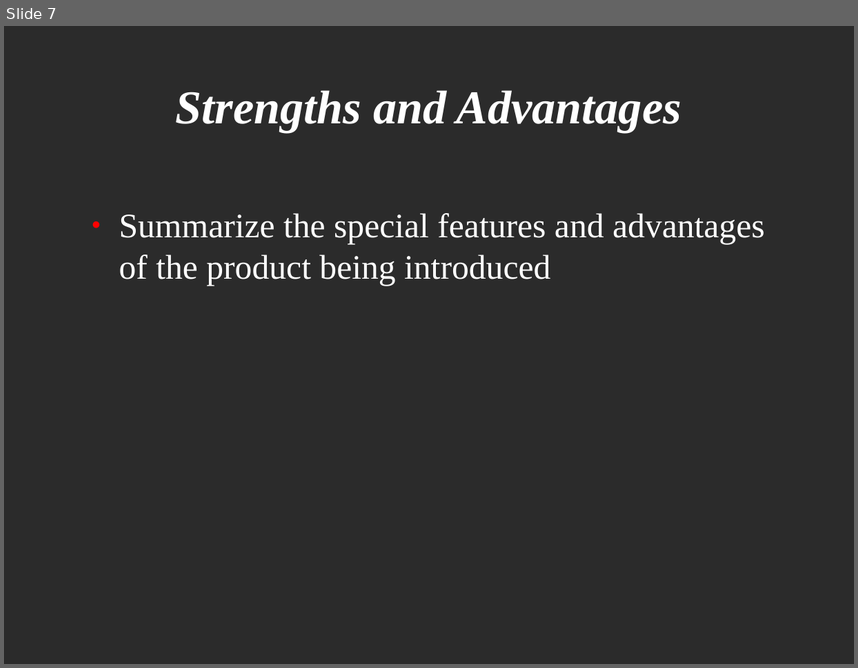
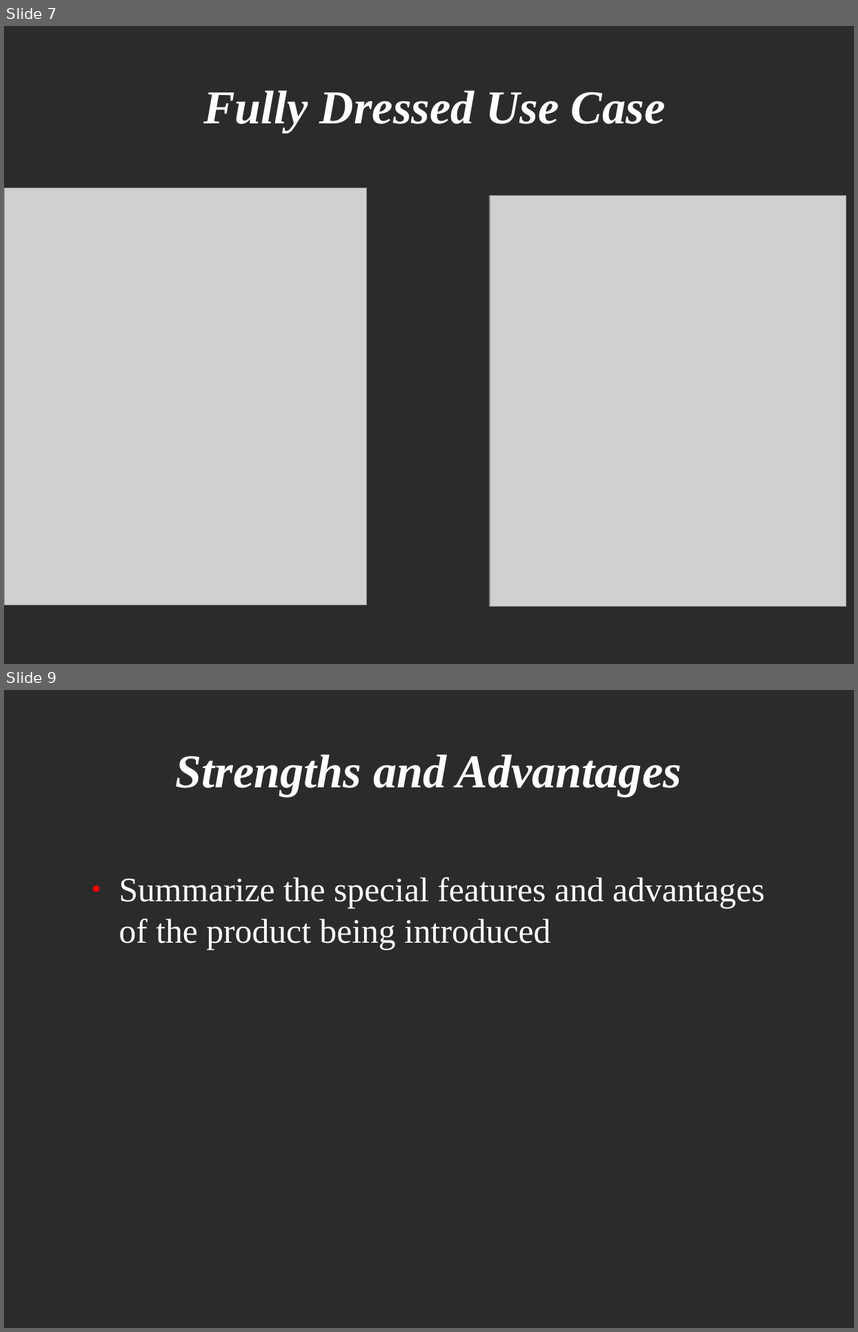
Before and after one commit to CSharkie/ucn-workshop-design-dm83-group2, a slide deck: Workshop group 2.odp. Shown one above the other, each under a label of ours: slide 7 before the commit, slides 7 and 9 after it; the slides between them are not shown. The pictures are 858x668 and 858x1332 pixels, drawn with LibreOffice and Linux fonts; fonts in the diff are those of the drawing; grey boxes stand for pictures; background and template pictures are left out; a plain dark background stands for a picture behind light text. Boxes give left, top, right and bottom in pixels: in the first picture for what was removed or moved away, otherwise in the second. Text is boxed around its words. In the diff, an @@ line names an element or a change of style, - is before the commit and + after.

```diff
--- a/Workshop group 2.odp
+++ b/Workshop group 2.odp
@@ slide 7 added at (4, 26, 854, 664), background picture (left out) @@
@@ title added at (203, 90, 665, 132), 44 pt, text #FFFFFF, bold, italic @@
+Fully Dressed Use Case
@@ picture added at (4, 188, 366, 604) @@
@@ picture added at (490, 196, 846, 606) @@
@@ what was slide 7 is now slide 9 @@
```
Also in this commit, not shown: 1 slide changed, 1 other slide added, 3 other files.
